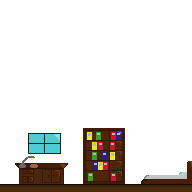
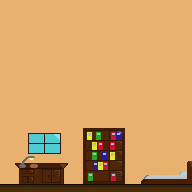
Layered file, before and after one edit (192x192). Changes by layer:
showed "Background" over [0, 0, 192, 184]
